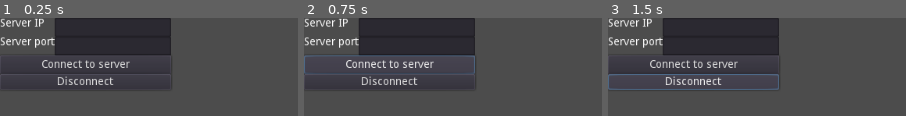
Above: before the commit, frames 1-3 (left to right).
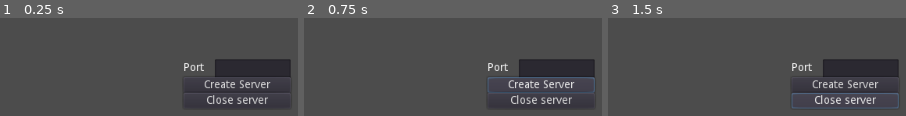
Above: after the commit, the same moments.

Repository: thiagola92/learning-godot
Game: Godot game, scene res://scene/server/Server.tscn
Two runs of this game, one before a commit and one after it. Both use one fixed random seed, a clock stepped at 60 frames per second and the inputs below. Before the commit the project starts from res://scene/client/Client.tscn.
Inputs:
- Up to frame 1 (0.25 s): no input
- Up to frame 2 (0.75 s): click "Connect to server" (after the commit: "Create Server") at 0.5 s
- Up to frame 3 (1.5 s): click "Disconnect" (after the commit: "Close server") at 1.25 s

The runs differ from the first frame. In frame 1, 27% of the frame differs, in the area x 0-98%, y 0-88%; in frame 2, 26%; in frame 3, 28%, in the area x 0-98%, y 0-92%.

Commit message:
Fix connection

Diff:
--- a/Internet/project.godot
+++ b/Internet/project.godot
@@ -16,7 +16,7 @@
 [application]
 
 config/name="Internet"
-run/main_scene="res://scene/client/Client.tscn"
+run/main_scene="res://scene/server/Server.tscn"
 config/icon="res://icon.png"
 
 [rendering]
--- a/Internet/scene/client/Client.gd
+++ b/Internet/scene/client/Client.gd
@@ -7,7 +7,11 @@
 signal server_disconnected
 
 func _ready():
-	pass
+	get_tree().connect("connected_to_server", self, "_on_Node_connected_to_server")
+	get_tree().connect("connection_failed", self, "_on_Node_connection_failed")
+	get_tree().connect("server_disconnected", self, "_on_Node_server_disconnected")
+	get_tree().connect("network_peer_connected", self, "_on_Node_network_peer_connected")
+	get_tree().connect("network_peer_disconnected", self, "_on_Node_network_peer_disconnected")
 
 
 func _on_Button_pressed():
@@ -21,10 +25,14 @@
 
 	if error != 0:
 		print("Error: %s" % error)
+		return
+
+	print("Client created")
 
 
 func _on_Button2_pressed():
 	get_tree().network_peer = null
+	print("Client closed")
 
 
 func _on_Node_network_peer_connected(id):
--- a/Internet/scene/server/Server.gd
+++ b/Internet/scene/server/Server.gd
@@ -5,7 +5,8 @@
 
 
 func _ready():
-	pass
+	get_tree().connect("network_peer_connected", self, "_on_Node_network_peer_connected")
+	get_tree().connect("network_peer_disconnected", self, "_on_Node_network_peer_disconnected")
 
 
 func _on_Button_pressed():
@@ -13,18 +14,21 @@
 		return
 
 	var port = int($LineEdit.text)
-
 	var peer = NetworkedMultiplayerENet.new()
-	var error = peer.create_server(port, 2)
+	var error = peer.create_server(port, 10)
 
 	get_tree().network_peer = peer
 
 	if error != 0:
 		print("Error: %s" % error)
+		return
+
+	print("Server created")
 
 
 func _on_Button2_pressed():
 	get_tree().network_peer = null
+	print("Server closed")
 
 
 func _on_Node_network_peer_connected(id):
Not shown, changed: Internet/export_presets.cfg
Not shown, changed: Internet/exported/Client.pck
Not shown, changed: Internet/exported/Server.pck
